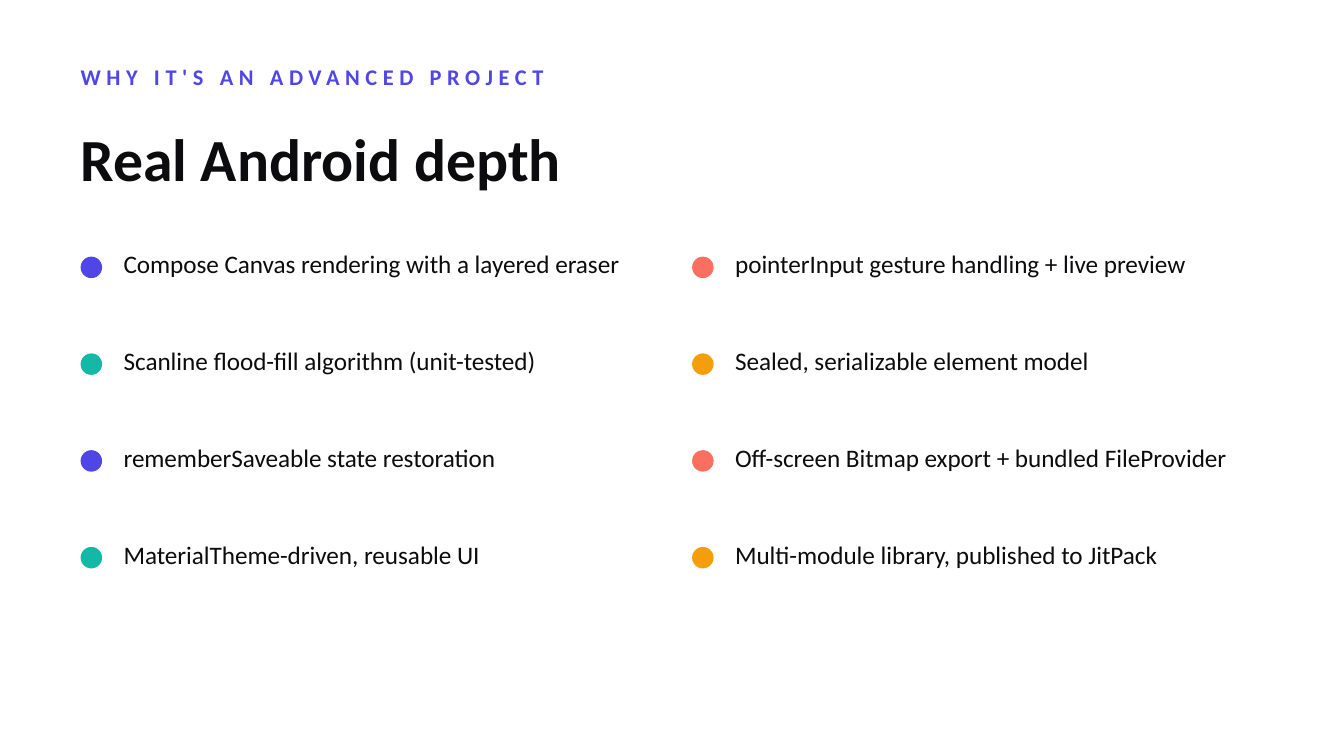
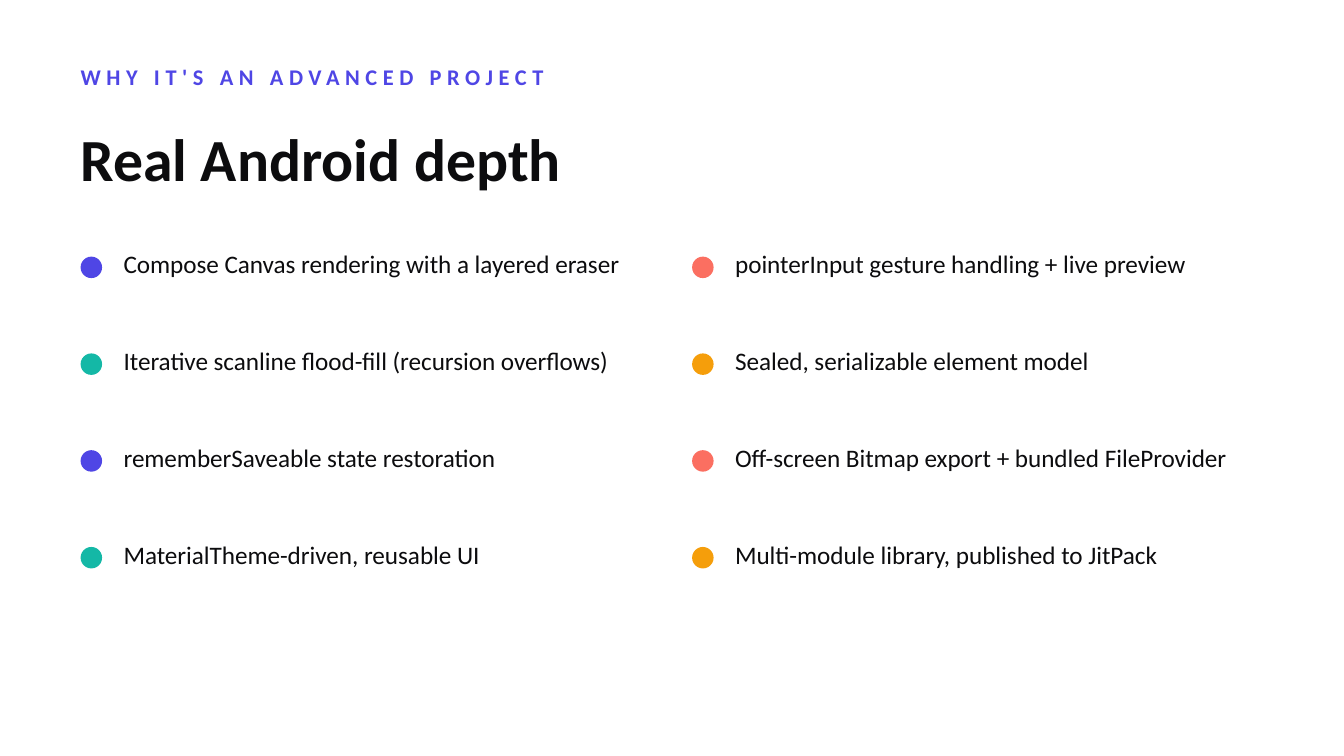
Before and after one commit to RotemBar18/EZCanvas, a slide deck: slide 9 of EZCanvas-Presentation.pptx. Drawn at 1344x756 pixels with LibreOffice and Linux fonts; fonts in the diff are those of the drawing. Boxes give left, top, right and bottom in pixels: in the first picture for what was removed or moved away, otherwise in the second. Text is boxed around its words. In the diff, an @@ line names an element or a change of style, - is before the commit and + after.

```diff
--- a/EZCanvas-Presentation.pptx
+++ b/EZCanvas-Presentation.pptx
@@ text at bbox=[124, 351, 608, 374]: text changed @@
-Scanline flood-fill algorithm (unit-tested)
+Iterative scanline flood-fill (recursion overflows)
```
Also in this commit, not shown: 1 other slide changed, 29 other files.
